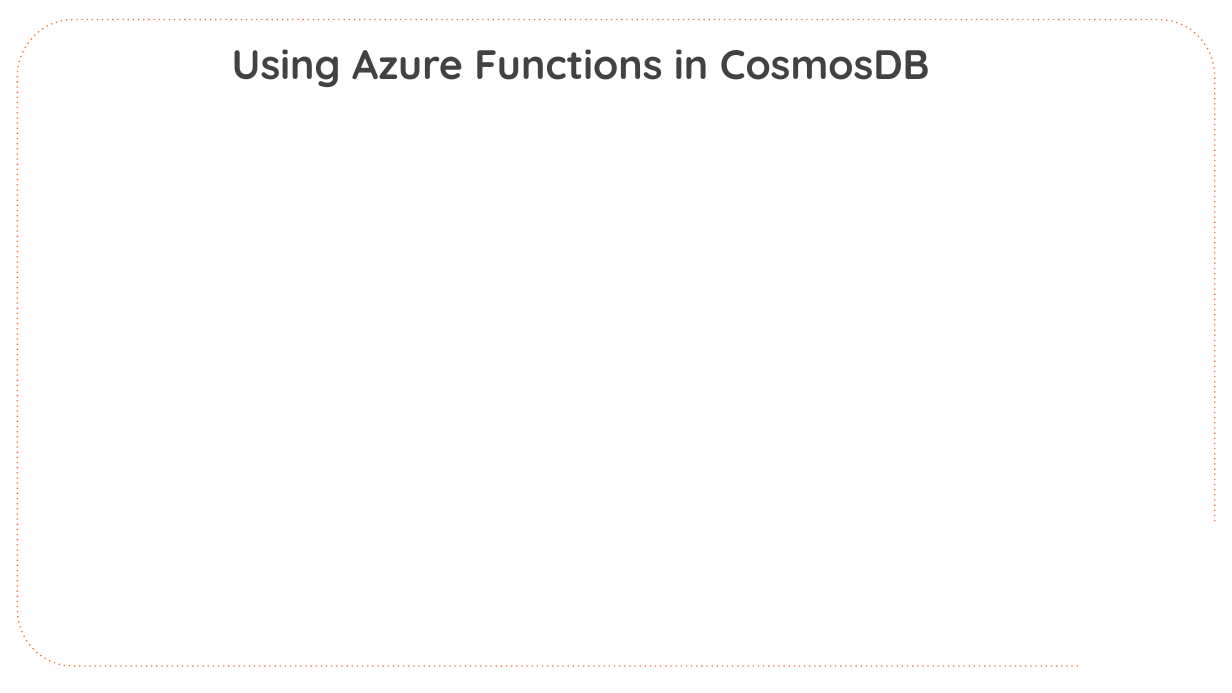
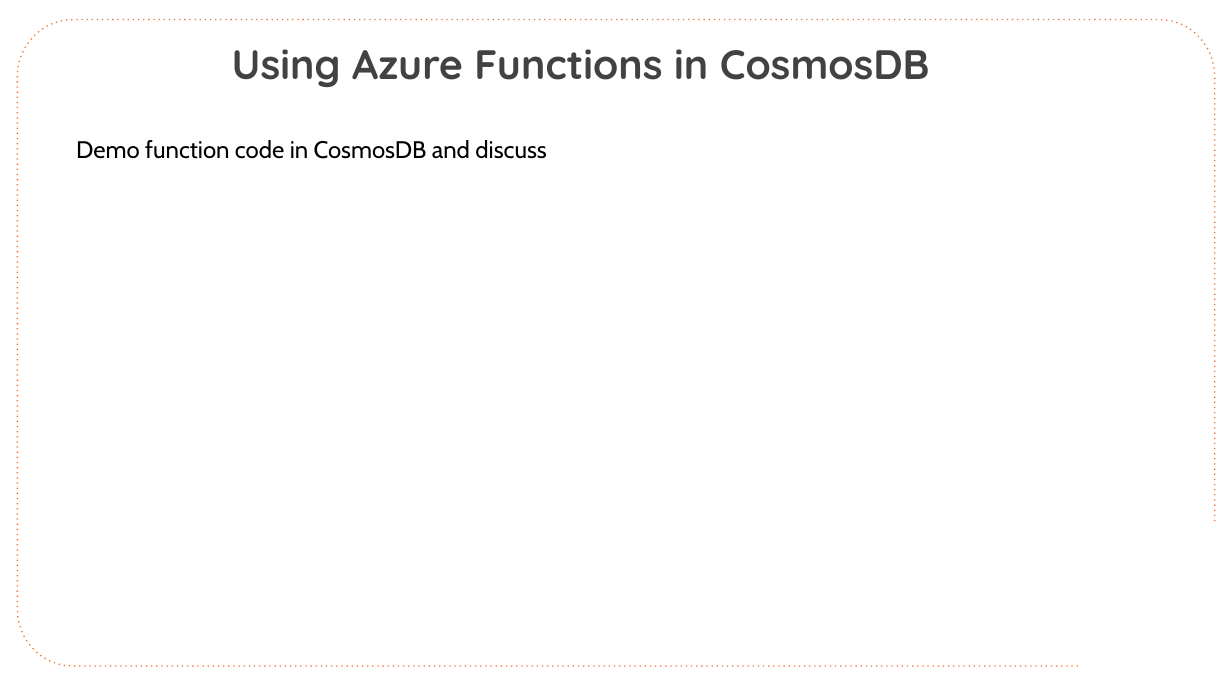
Before and after one commit to CloudSpecOps/Serverless-Architectures-with-Azure, a slide deck: slide 20 of Session Presentation/Azure-Serverless-Architecture-Session-Day-2.pptx (slide 21 before the commit). Drawn at 1232x693 pixels with LibreOffice and Linux fonts; fonts in the diff are those of the drawing; background and template pictures are left out. Boxes give left, top, right and bottom in pixels: in the first picture for what was removed or moved away, otherwise in the second. Text is boxed around its words. In the diff, an @@ line names an element or a change of style, - is before the commit and + after.

```diff
--- a/Session Presentation/Azure-Serverless-Architecture-Session-Day-2.pptx
+++ b/Session Presentation/Azure-Serverless-Architecture-Session-Day-2.pptx
@@ text added at (76, 140, 546, 159), 28 pt, text #000000 @@
+Demo function code in CosmosDB and discuss
```
Also in this commit, not shown: 3 other slides changed, 3 slides removed.
